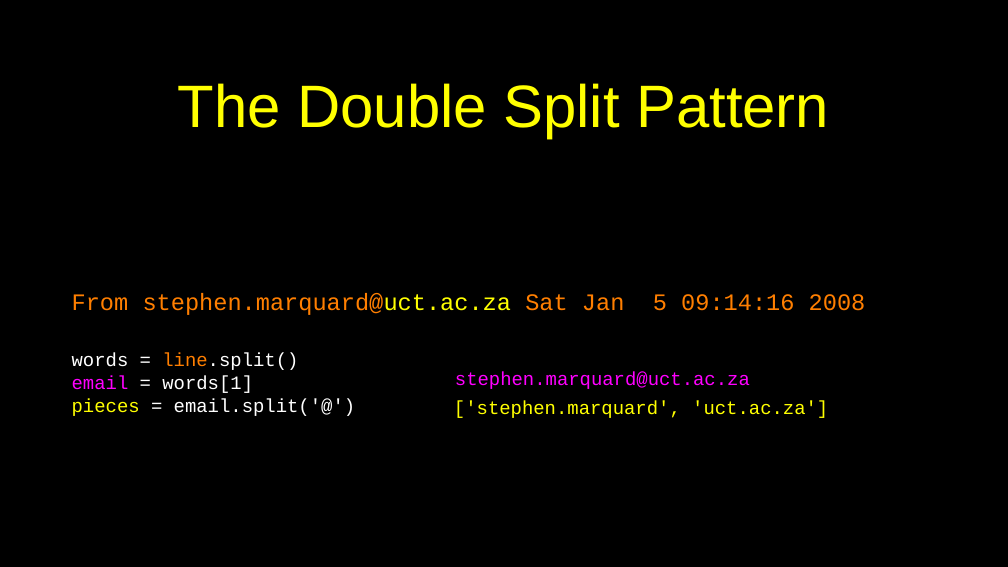
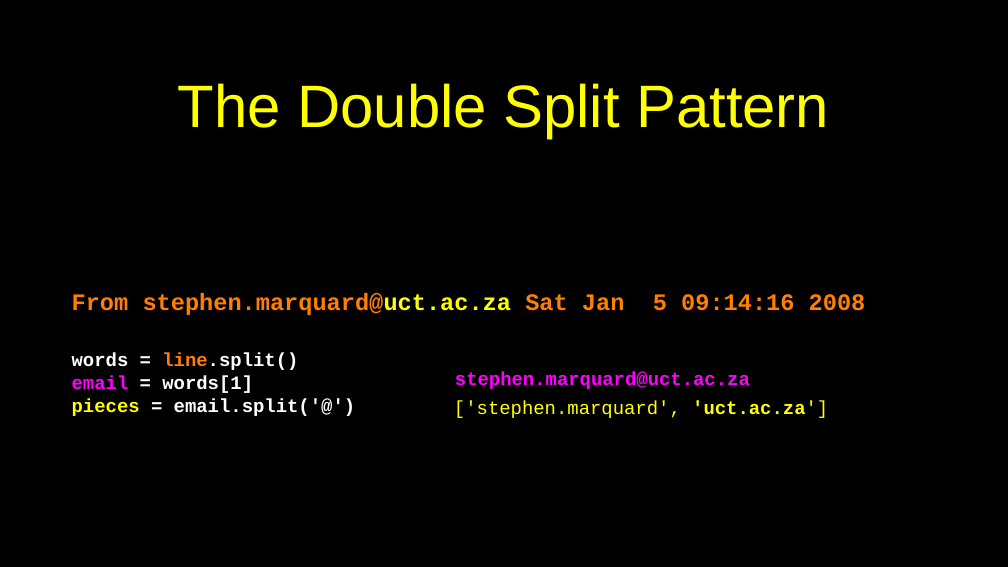
Before and after one commit to csev/py4e, a slide deck: slide 26 of lectures3/Pythonlearn-08-Lists.pptx. Drawn at 1008x567 pixels with LibreOffice and Linux fonts; fonts in the diff are those of the drawing. Boxes give left, top, right and bottom in pixels: in the first picture for what was removed or moved away, otherwise in the second. Text is boxed around its words. In the diff, an @@ line names an element or a change of style, - is before the commit and + after.

```diff
--- a/lectures3/Pythonlearn-08-Lists.pptx
+++ b/lectures3/Pythonlearn-08-Lists.pptx
@@ text "From stephen.marquard@uct.ac.za Sat Jan 5 ..." at box(72, 293, 866, 315): bold on @@
@@ text at box(72, 353, 356, 416): bold on in "words = line.split()", "email = words[1]", "pieces = email.split('@')" @@
@@ text "stephen.marquard@uct.ac.za" at box(455, 372, 750, 389): bold on @@
@@ text "['stephen.marquard', 'uct.ac.za']" at box(454, 401, 828, 418): bold on in "'uct.ac.za']" @@
```
Also in this commit, not shown: 23 other slides changed, 4 other files.
